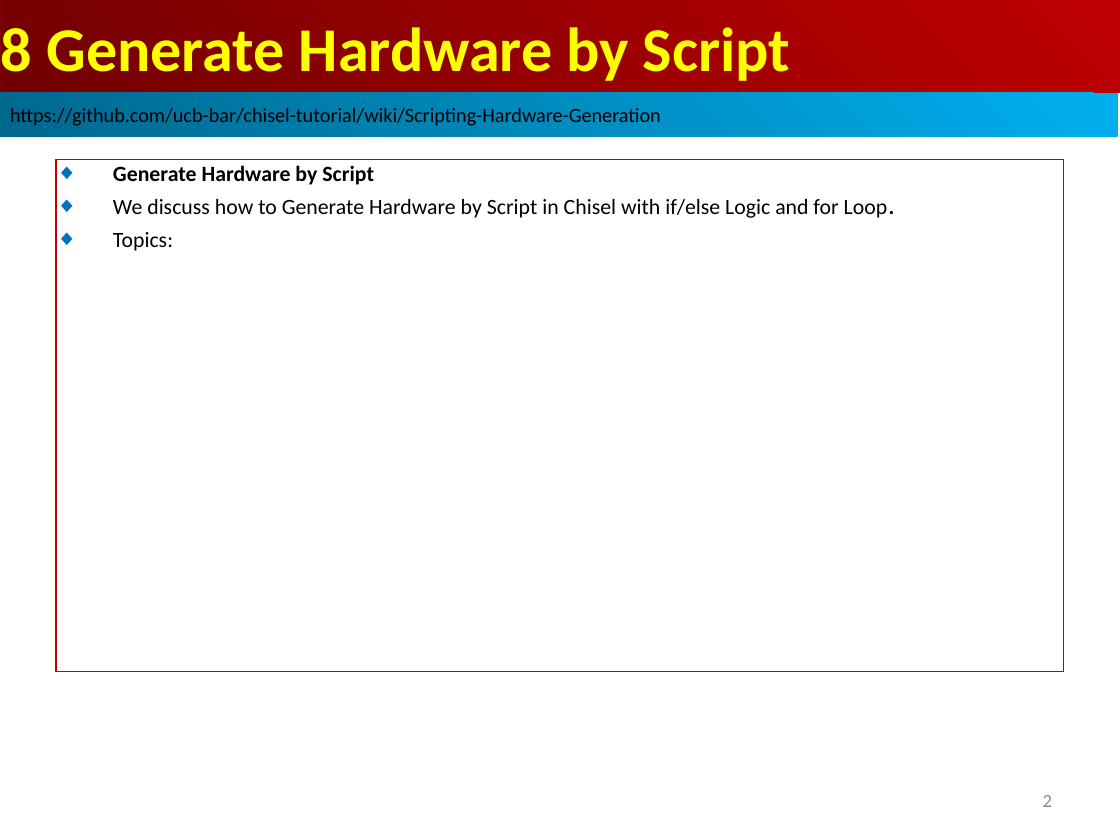
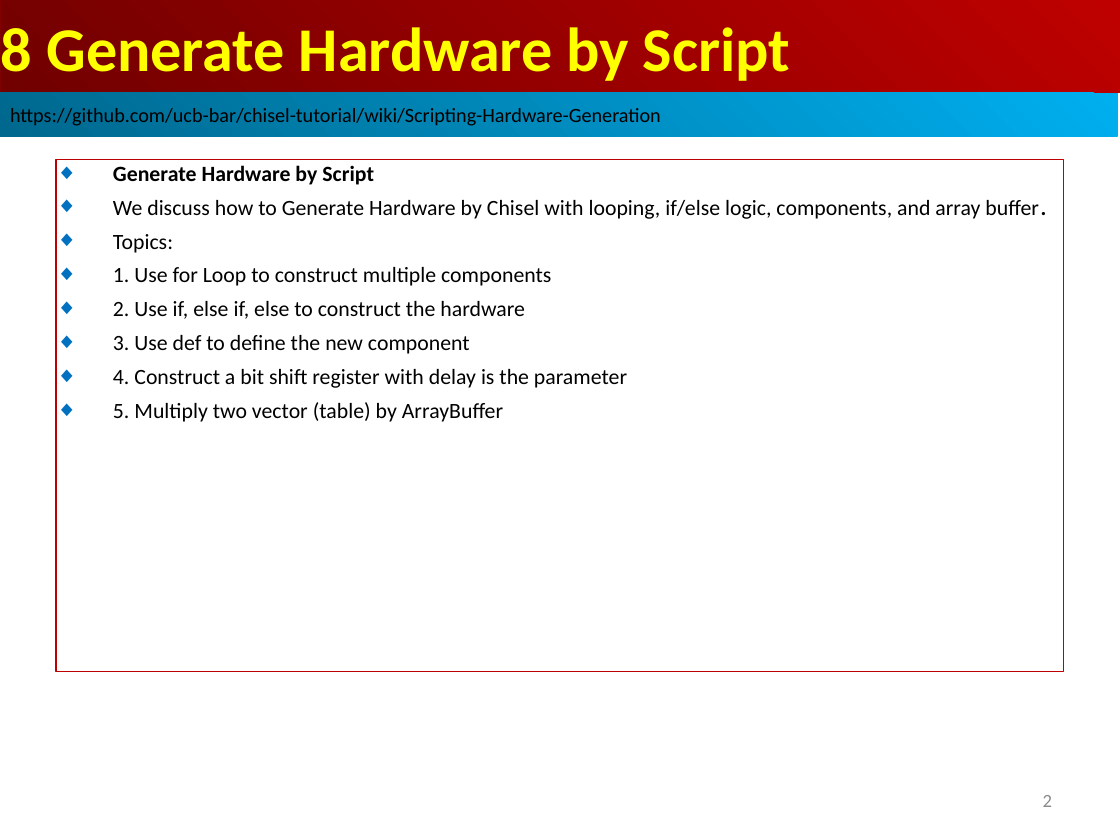
Before and after one commit to peterhchen/AIU_CS800_Chisel, a slide deck: slide 2 of 700_Dev_Guide/008_GenHW/000_Video/008_GenHW.ppt. Drawn at 1120x840 pixels with LibreOffice and Linux fonts; fonts in the diff are those of the drawing. Boxes give left, top, right and bottom in pixels: in the first picture for what was removed or moved away, otherwise in the second. Text is boxed around its words. In the diff, an @@ line names an element or a change of style, - is before the commit and + after.

Commit message:
Use Scala to Generate Hardware
We discuss how to Generate Hardware by Chisel with looping, if/else logic, components, and array buffer.
Topics:
1. Use for Loop to construct multiple components
2. Use if, else if, else to construct the hardware
3. Use def to define the new component
4. Construct a bit shift register with delay is the parameter
5. Multiply two vector (table) by ArrayBuffer

```diff
--- a/700_Dev_Guide/008_GenHW/000_Video/008_GenHW.ppt
+++ b/700_Dev_Guide/008_GenHW/000_Video/008_GenHW.ppt
@@ text in rectangle at bbox=[113, 200, 1046, 219]: text changed @@
-◆ We discuss how to Generate Hardware by Script in Chisel with if/else Logic and for Loop.
+◆ We discuss how to Generate Hardware by Chisel with looping, if/else logic, components, and array buffer.
@@ text in rectangle at bbox=[113, 267, 627, 422]: paragraphs added @@
+◆ 1. Use for Loop to construct multiple components
+◆ 2. Use if, else if, else to construct the hardware
+◆ 3. Use def to define the new component
+◆ 4. Construct a bit shift register with delay is the parameter
+◆ 5. Multiply two vector (table) by ArrayBuffer
```
Also in this commit, not shown: 1 other slide changed.
